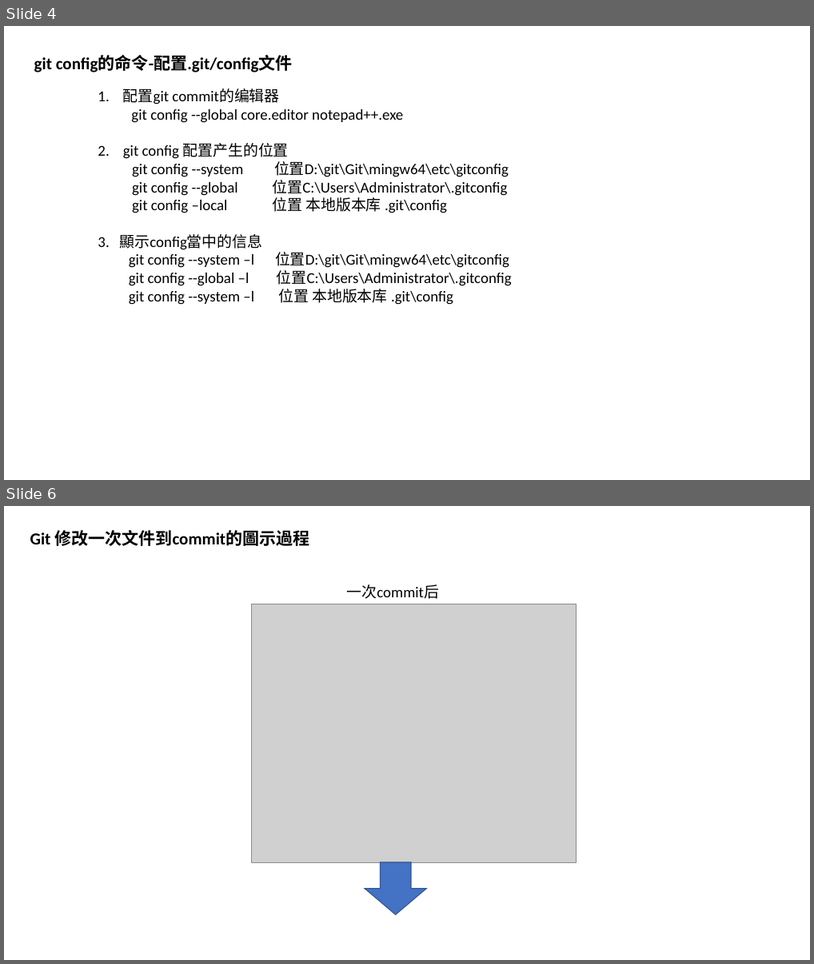
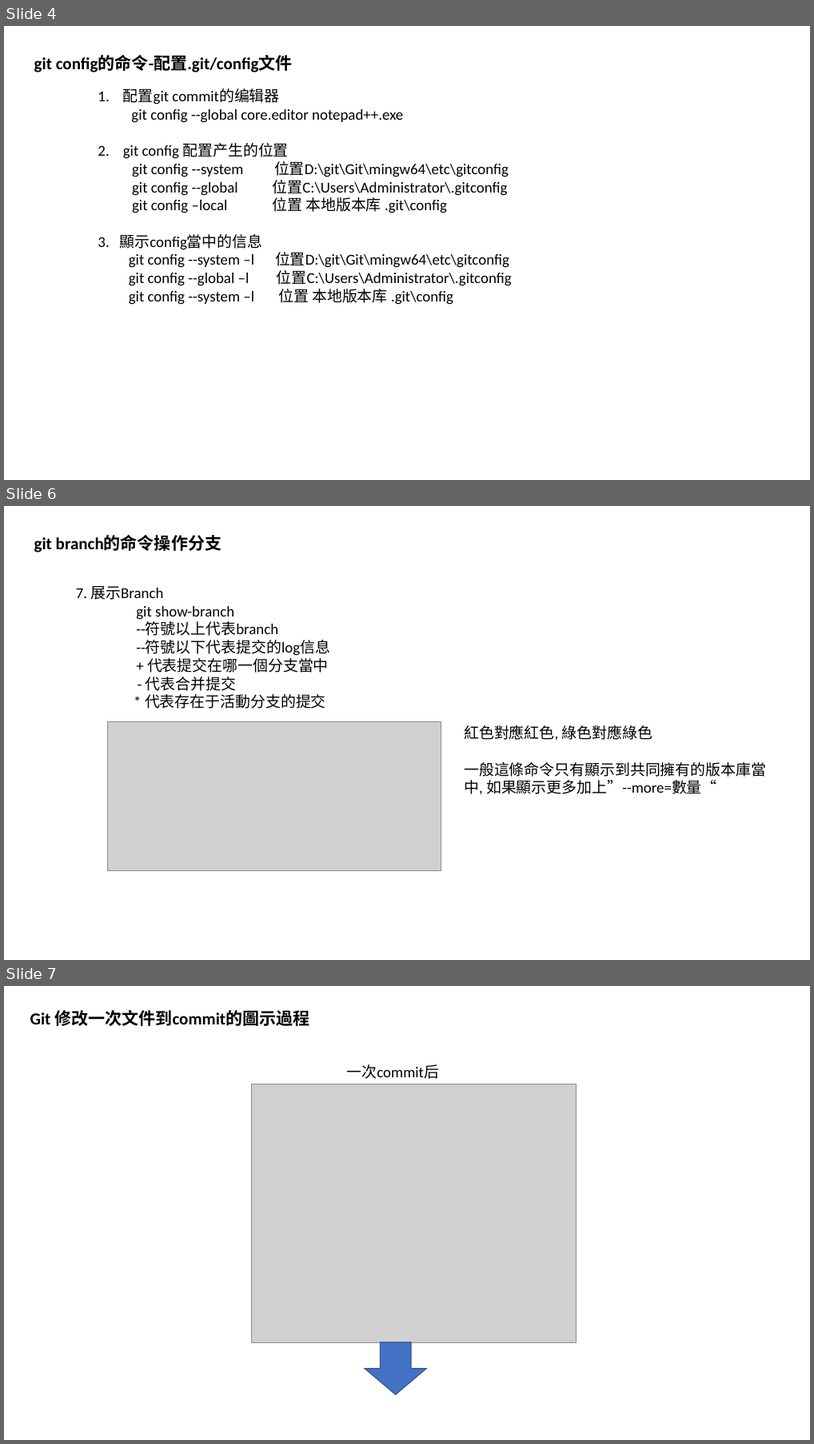
Before and after one commit to luchaojun/ChaojunStudy, a slide deck: GitStudy/GitStudy.pptx. Shown one above the other, each under a label of ours: slides 4 and 6 before the commit, slides 4, 6 and 7 after it; the slides between them are not shown. The pictures are 814x964 and 814x1444 pixels, drawn with LibreOffice and Linux fonts; fonts in the diff are those of the drawing; grey boxes stand for pictures. Boxes give left, top, right and bottom in pixels: in the first picture for what was removed or moved away, otherwise in the second. Text is boxed around its words. In the diff, an @@ line names an element or a change of style, - is before the commit and + after.

Commit message:
Add the git branch command study

```diff
--- a/GitStudy/GitStudy.pptx
+++ b/GitStudy/GitStudy.pptx
@@ slide 6 added at (4, 506, 810, 960), background #FFFFFF @@
@@ text added at (34, 535, 222, 552), 20 pt, text #000000, bold @@
+git branch的命令操作分支
@@ text added at (76, 586, 330, 708), 18 pt, text #000000 @@
+7. 展示Branch
+git show-branch
+--符號以上代表branch
+--符號以下代表提交的log信息
++ 代表提交在哪一個分支當中
+- 代表合并提交
+* 代表存在于活動分支的提交
@@ picture added at (107, 721, 442, 870) @@
@@ text added at (464, 725, 766, 794), 18 pt, text #000000 @@
+紅色對應紅色, 綠色對應綠色
+一般這條命令只有顯示到共同擁有的版本庫當中, 如果顯示更多加上”--more=數量“
@@ what was slide 6 is now slide 7 @@
```
Also in this commit, not shown: 1 slide changed.
